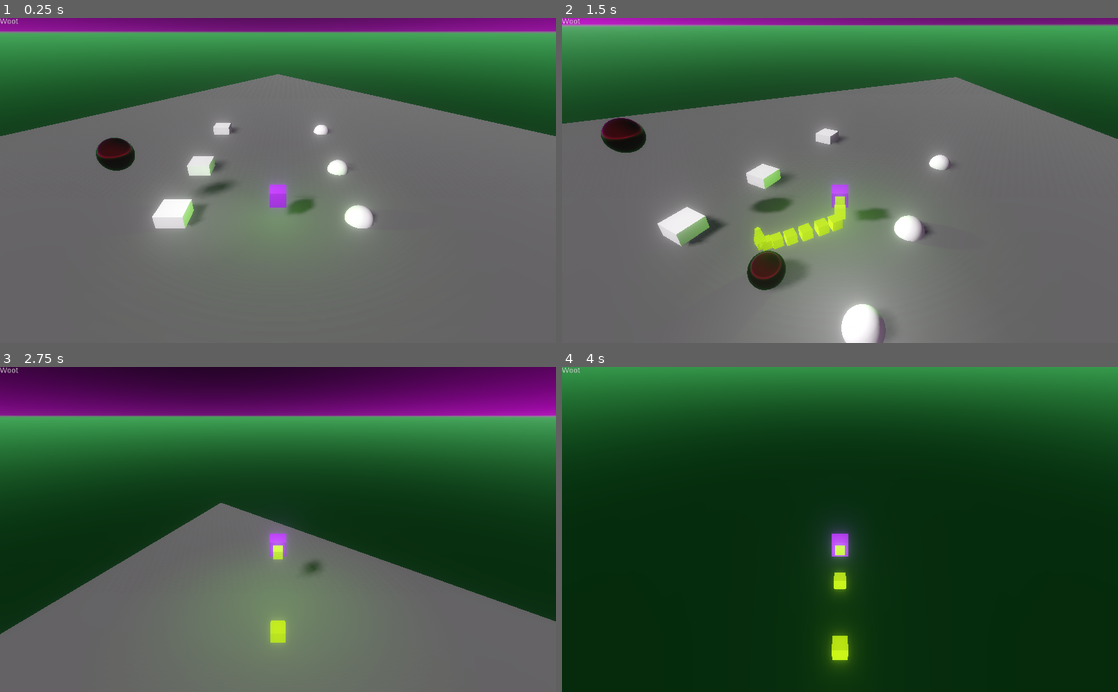
Above: before the commit, frames 1-4 (two rows, left to right).
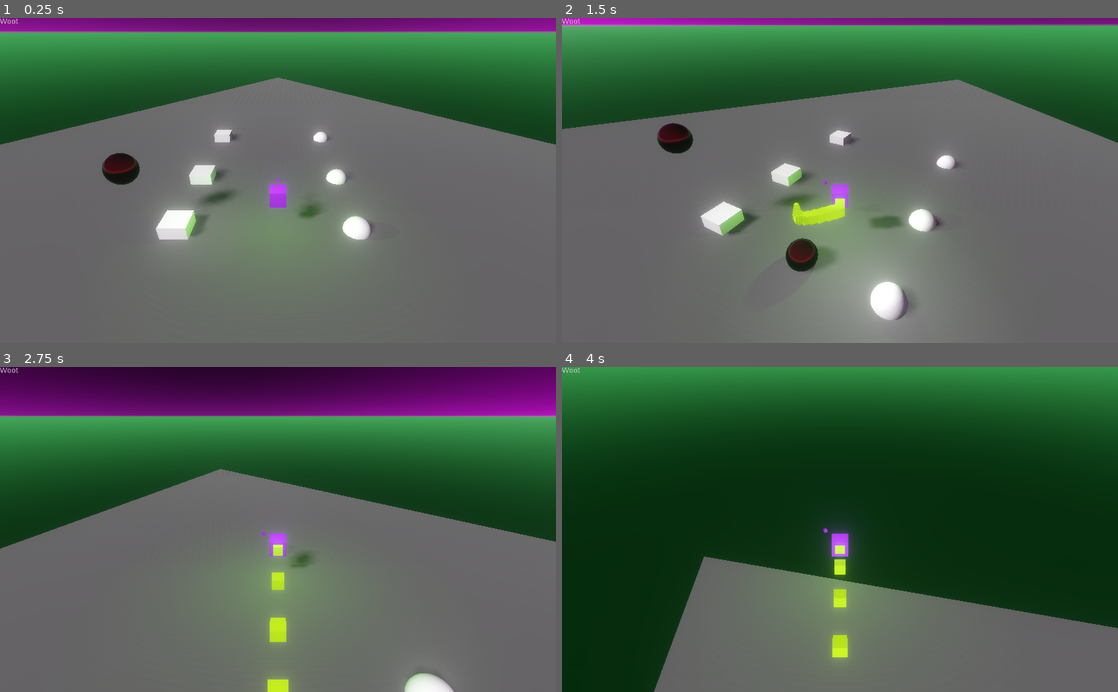
Above: after the commit, the same moments.

Repository: kirkja-leikjahonnunar/kor
Game: Godot game, scene res://Main/Main.tscn
The game is run twice, just before and just after one commit, with the same random seed, the same clock (stepped at 60 frames per second) and the same inputs.
Inputs (mouse positions are in pixels of both pictures, inside the frame that each line leads up to):
- Up to frame 1 (0.25 s): no input
- Up to frame 2 (1.5 s): tap Enter at 0.5 s; move the mouse to (867, 180) at 0.52 s; hold Space (breaks) 0.53-1.28 s; hold W (move_forward) from 0.53 s (still down); tap Middle mouse button (jump, bound only after the commit) at 0.77, 1.07 s; right-click (867, 180) at 0.8 s; move the mouse to (812, 180) at 1.27 s; right-click (812, 180) at 1.35 s
- Up to frame 3 (2.75 s): keep holding W (move_forward); tap Middle mouse button (jump, bound only after the commit) at 1.52, 1.82, 2.3 s; click (250, 529) at 1.55 s; move the mouse to (289, 523) at 2.02 s; click (289, 523) at 2.1 s
- Up to frame 4 (4 s): keep holding W (move_forward); move the mouse to (834, 536) at 2.77 s; tap Middle mouse button (jump, bound only after the commit) at 2.85, 3.02, 3.32, 3.77 s; tap Space (breaks) at 3.05 s; move the mouse to (878, 532) at 3.52 s; hold Space (breaks) from 3.53 s (still down); right-click (878, 532) at 3.8 s

The runs differ from the first frame. In frame 1, 5.3% of the frame differs, in the area x 0-100%, y 17-69%; in frame 2, 11%; in frame 3, 19%; in frame 4, 25%, in the area x 16-100%, y 49-100%.

Commit message:
Glide implemented. Still a few magic numbers.

Diff:
--- a/Code/KirkjaOnline/Actors/Signpost/Signpost.tscn
+++ b/Code/KirkjaOnline/Actors/Signpost/Signpost.tscn
@@ -1,53 +1,47 @@
-[gd_scene load_steps=8 format=2]
+[gd_scene load_steps=7 format=2]
 
 [ext_resource path="res://Actors/Signpost/assets/signpost.gd" type="Script" id=1]
-[ext_resource path="res://Fonts/ARLRDBD.TTF" type="DynamicFontData" id=2]
+[ext_resource path="res://Actors/Signpost/assets/secondary_m.tres" type="Material" id=2]
+[ext_resource path="res://Actors/Signpost/assets/primary_m.tres" type="Material" id=3]
 
 [sub_resource type="CylinderMesh" id=1]
+top_radius = 0.25
+bottom_radius = 0.03
 
-[sub_resource type="QuadMesh" id=2]
+[sub_resource type="CylinderMesh" id=2]
+top_radius = 0.1
+bottom_radius = 0.1
+height = 0.389
 
-[sub_resource type="ViewportTexture" id=3]
-viewport_path = NodePath("Message/Viewport")
-
-[sub_resource type="SpatialMaterial" id=4]
-resource_local_to_scene = true
-flags_transparent = true
-params_billboard_mode = 2
-albedo_texture = SubResource( 3 )
-
-[sub_resource type="DynamicFont" id=5]
-size = 26
-font_data = ExtResource( 2 )
+[sub_resource type="SphereMesh" id=3]
+radius = 0.25
+height = 0.25
+is_hemisphere = true
 
 [node name="Signpost" type="Spatial"]
 script = ExtResource( 1 )
 
 [node name="Post" type="MeshInstance" parent="."]
+transform = Transform( 1, 0, 0, 0, 1, 0, 0, 0, 1, 0, 1, 0 )
 mesh = SubResource( 1 )
-material/0 = null
+material/0 = ExtResource( 3 )
 
-[node name="Message" type="MeshInstance" parent="."]
-transform = Transform( 1, 0, 0, 0, 1, 0, 0, 0, 1, 0, 2.58421, 0 )
+[node name="Bulb" type="MeshInstance" parent="."]
+transform = Transform( 1, 0, 0, 0, 1, 0, 0, 0, 1, 0, 2.12803, 0 )
 mesh = SubResource( 2 )
-material/0 = SubResource( 4 )
+material/0 = ExtResource( 2 )
 
-[node name="Viewport" type="Viewport" parent="Message"]
-size = Vector2( 100, 16 )
-transparent_bg = true
-render_target_v_flip = true
-render_target_update_mode = 1
-
-[node name="Node2D" type="Node2D" parent="Message/Viewport"]
-
-[node name="Label" type="Label" parent="Message/Viewport/Node2D"]
-margin_right = 234.0
-margin_bottom = 135.0
-custom_fonts/font = SubResource( 5 )
-text = "Hello!"
-__meta__ = {
-"_edit_use_anchors_": false
-}
+[node name="Cap" type="MeshInstance" parent="."]
+transform = Transform( 1, 0, 0, 0, 1, 0, 0, 0, 1, 0, 2.26778, 0 )
+mesh = SubResource( 3 )
+material/0 = ExtResource( 3 )
 
 [node name="OmniLight" type="OmniLight" parent="."]
-transform = Transform( 1, 0, 0, 0, 1, 0, 0, 0, 1, 1.80408, 2.33723, 9.53674e-07 )
+transform = Transform( 1, 0, 0, 0, 1, 0, 0, 0, 1, 1.10095, 3.95206, 0 )
+omni_range = 6.90961
+
+[node name="Timer" type="Timer" parent="."]
+wait_time = 5.0
+autostart = true
+
+[connection signal="timeout" from="Timer" to="." method="_on_Timer_timeout"]
--- /dev/null
+++ b/Code/KirkjaOnline/Actors/Signpost/assets/primary_m.tres
@@ -0,0 +1,8 @@
+[gd_resource type="ShaderMaterial" load_steps=2 format=2]
+
+[ext_resource path="res://Shaders/mesh_shader.tres" type="Shader" id=1]
+
+[resource]
+shader = ExtResource( 1 )
+shader_param/Color = Color( 0.878431, 0.454902, 0.454902, 1 )
+shader_param/Emission = null
--- /dev/null
+++ b/Code/KirkjaOnline/Actors/Signpost/assets/secondary_m.tres
@@ -0,0 +1,8 @@
+[gd_resource type="ShaderMaterial" load_steps=2 format=2]
+
+[ext_resource path="res://Shaders/mesh_shader.tres" type="Shader" id=1]
+
+[resource]
+shader = ExtResource( 1 )
+shader_param/Color = Color( 0.403922, 0.403922, 0.403922, 1 )
+shader_param/Emission = null
--- a/Code/KirkjaOnline/Actors/Signpost/assets/signpost.gd
+++ b/Code/KirkjaOnline/Actors/Signpost/assets/signpost.gd
@@ -2,7 +2,13 @@
 extends Spatial
 class_name Signpost
 
-export var message: String = "Your Message."
+#export var message: String = "Your Message."
 
-func _ready() -> void:
-	pass
+func Initialize(primary: Color, secondary: Color) -> void:
+	var material: Material = $Post.get_surface_material(0)
+	material.set_shader_param("Color", primary)
+	material = $Bulb.get_surface_material(0)
+	material.set_shader_param("Color", secondary)
+
+func _on_Timer_timeout() -> void:
+	queue_free()
--- a/Code/KirkjaOnline/Actors/Voidling/Assets/Voidling.gd
+++ b/Code/KirkjaOnline/Actors/Voidling/Assets/Voidling.gd
@@ -4,28 +4,38 @@
 
 onready var signpost_ps: PackedScene = preload("res://Actors/Signpost/Signpost.tscn")
 
-enum TravelMode { PUCK, WALK, FLY }
+enum TravelMode { GLIDE, WALK }
 
 # Properties.
+export var MouseSensitivityX: float = 0.01
+export var MouseSensitivityY: float = 0.01
+
 export var PrimaryColor: Color = Color.purple
 export var SecondaryColor: Color = Color.chartreuse
 export var EmissionColor: Color = Color.black
-export var MouseSensitivityX: float = 0.01
-export var MouseSensitivityY: float = 0.01
-export var CameraLag: float = 0.0
 
 # Motion.
 # export var movement_speed: float = 10.0
-export var travel_mode = TravelMode.PUCK
+export var travel_mode = TravelMode.GLIDE
 
 
 # Class member variables.
-var main: Node = null
+var main: Node = null # warning-ignore:shadowed_variable
 var pronouns: String = "all / any" # warning-ignore:shadowed_variable
-var gravity_vector: Vector3 = Vector3.DOWN # warning-ignore:shadowed_variable
+var gravity_vector: Vector3 = Vector3.DOWN
 
-onready var AREA: Area = $Area
-onready var RAYCAST: RayCast = $Area/RayCast
+const FOLLOW_SPEED: float = 4.0
+
+onready var FLOORCAST: RayCast = $FloorCast
+onready var APPARITION: Area = $Apparition
+onready var LASERCAST: RayCast = $Apparition/LaserCast
+
+
+var velocity: Vector3 = Vector3.ZERO
+export var thrust_power: float = 0.3 # m/s
+export var max_speed: float = 1.0   # m/s not m/s tho :(
+export var min_speed: float = 0.01   # m/s
+export var break_power: float = 0.95 # Good enough friction.
 
 ######################
 # Voidling Functions #
@@ -39,96 +49,108 @@
 	self.pronouns = pronouns
 	self.main.Hey("Hey Main thank's for spawning me.\nYours truley,\n- %s" % [self.pronouns])
 
-	var material = $Area/MeshInstance.get_surface_material(0)
+	var material: Material = $Apparition/MeshInstance.get_surface_material(0)
 	material.set_shader_param("Color", PrimaryColor)
 	material.set_shader_param("Emission", EmissionColor)
 
-	$Area/Column.process_material.set_color(SecondaryColor)
-	$Area/CentralLight.set_color(SecondaryColor)
+	$Apparition/Column.process_material.set_color(SecondaryColor)
+	$Apparition/CentralLight.set_color(SecondaryColor)
 
 ###################
 # Godot Functions #
 ###################
+	# Messin' with StackOverflow.
 
-export var velocity: Vector3 = Vector3.ZERO
-export var thrust_power: float = 0.5 # m/s
-export var max_speed: float = 100.0  # m/s
-export var break_power: float = 0.95
+	#var forward: Vector3 = Vector3(-sin(rotation.y), 0, -cos(rotation.y))
+	#var left: Vector3 = Vector3(sin(rotation.y - PI / 2), 0, cos(rotation.y - PI / 2))
+
+
+	#Vector3 forward = new Vector3(-(float)Math.Sin(Rotation.y), 0, -(float)Math.Cos(Rotation.y));
+	#Vector3 left = new Vector3((float)Math.Sin(Rotation.y - Math.PI/2), 0, (float)Math.Cos(Rotation.y - Math.PI/2));
+
+
 
 #----------
 # Update().
 #----------
 func _process(delta_time: float) -> void:
-
 	var thrust_direction: Vector3 = Vector3.ZERO
 
-	# Air puck mode: world coords.
-	if travel_mode == TravelMode.PUCK:
-		if Input.is_action_pressed("move_forward"):
-			thrust_direction += get_global_transform().basis.z
-		if Input.is_action_pressed("move_back"):
-			thrust_direction -= get_global_transform().basis.z
-		if Input.is_action_pressed("move_left"):
-			thrust_direction -= get_global_transform().basis.x
-		if Input.is_action_pressed("move_right"):
-			thrust_direction += get_global_transform().basis.x
+	if travel_mode == TravelMode.GLIDE:
+		if thrust_direction.x < max_speed or thrust_direction.y < max_speed or thrust_direction.z < max_speed:
 
 
-	else:
-		# Both WALK and FLY: local coords.
-		if Input.is_action_pressed("move_forward"):
-			thrust_direction += Vector3.FORWARD	# Local coords.
-		if Input.is_action_pressed("move_back"):
-			thrust_direction += Vector3.BACK
-		if Input.is_action_pressed("move_left"):
-			thrust_direction += Vector3.LEFT
-		if Input.is_action_pressed("move_right"):
-			thrust_direction += Vector3.RIGHT
+			# Align the Voidling forward vector to the Apparition's.
 
-	# Brakes for everyone.
-	if Input.is_action_pressed("breaks"):
-		velocity *= break_power
+			if Input.is_action_pressed("move_forward"):
+				thrust_direction -= Vector3(sin(APPARITION.rotation.y), 0, cos(APPARITION.rotation.y))
+			if Input.is_action_pressed("move_back"):
+				thrust_direction += Vector3(sin(APPARITION.rotation.y), 0, cos(APPARITION.rotation.y))
+			if Input.is_action_pressed("move_left"):
+				thrust_direction -= APPARITION.transform.basis.x
+			if Input.is_action_pressed("move_right"):
+				thrust_direction += APPARITION.transform.basis.x
+			if Input.is_action_pressed("move_up"):
+				thrust_direction -= Vector3.UP
+			if Input.is_action_pressed("move_down"):
+				thrust_direction -= Vector3.DOWN
 
-	# Walking.
-	if travel_mode == TravelMode.WALK:
-		if Input.is_action_just_pressed("jump"):
-			print("Jump start")
-		if Input.is_action_just_released("jump"):
-			print("Jump end")
 
-	# Flying.
-	elif travel_mode == TravelMode.FLY:
-		if Input.is_action_pressed("move_up"):
-			thrust_direction -= Vector3.UP
-		if Input.is_action_pressed("move_down"):
-			thrust_direction -= Vector3.DOWN
+			# Clamp the direction's length to 1 or less.
+			if thrust_direction.length() > 1:
+				thrust_direction = thrust_direction.normalized()
 
 
 
 
-	# Update and use velocity.
-	velocity += thrust_direction * thrust_power * delta_time
-	translate(velocity)
+		# Brakes for all.
+		if Input.is_action_pressed("breaks"):
+			velocity *= break_power
+
+		# Walking.
+		if travel_mode == TravelMode.WALK:
+			if Input.is_action_just_pressed("jump"):
+				print("Jump start")
+			if Input.is_action_just_released("jump"):
+				print("Jump end")
 
 
 
-	# Racast.
+
+		# Update and use velocity.
+		velocity += thrust_direction * thrust_power * delta_time
+
+		if velocity.length() > max_speed:
+			velocity = velocity.normalized() * max_speed * delta_time
+
+		translate(velocity)
+		Raycast()
+
+
+
+# Racast logic.
+func Raycast() -> void:
 	if Input.is_action_just_pressed("enable_laser"):
-		RAYCAST.set_enabled(true)
+		LASERCAST.set_enabled(true)
+		FLOORCAST.set_enabled(true)
 	elif Input.is_action_just_released("enable_laser"):
-		RAYCAST.set_enabled(false)
+		LASERCAST.set_enabled(false)
+		FLOORCAST.set_enabled(false)
 
-	if RAYCAST.is_enabled() and RAYCAST.is_colliding():
-		var other_object: Object = RAYCAST.get_collider()
+	if LASERCAST.is_enabled() and LASERCAST.is_colliding():
+		var other_object: Object = LASERCAST.get_collider()
 		if other_object.owner is Bubble:
 			other_object.queue_free()
-		else:
-			if Input.is_action_just_pressed("post_sign"):
-				var collision_point: Vector3 = RAYCAST.get_collision_point()
-				var signpost: Signpost = signpost_ps.instance()
-				signpost.translation = collision_point
-				self.main.add_child(signpost)
-				print("Post sign.")
+
+	if FLOORCAST.is_enabled() and FLOORCAST.is_colliding():
+		if Input.is_action_just_pressed("post_sign"):
+			var collision_point: Vector3 = FLOORCAST.get_collision_point()
+
+			var signpost: Signpost = signpost_ps.instance()
+			signpost.Initialize(PrimaryColor, SecondaryColor)
+			signpost.translation = collision_point
+			self.main.VOID.add_child(signpost)
+			print("Post sign.")
 
 
 
@@ -137,18 +159,23 @@
 func _input(event: InputEvent) -> void:
 	if event is InputEventMouseMotion:
 
+		if travel_mode == TravelMode.GLIDE:
+			if Input.is_action_pressed("move_forward") or Input.is_action_pressed("move_back") or \
+			Input.is_action_pressed("move_left") or Input.is_action_pressed("move_right") or \
+			Input.is_action_pressed("enable_steering"):
+				self.rotate_y(event.get_relative().x * -MouseSensitivityX) # Yaw.
+				APPARITION.rotate_object_local(Vector3.RIGHT, event.get_relative().y * -MouseSensitivityY) # Pitch.
+			else:
+				APPARITION.rotate_y(event.get_relative().x * -MouseSensitivityX) # Yaw for Voidling node.
+				APPARITION.rotate_object_local(Vector3.RIGHT, event.get_relative().y * -MouseSensitivityY) # Pitch.
 
-		if travel_mode == TravelMode.PUCK:
-			self.rotate_y(event.get_relative().x * -MouseSensitivityX) # Yaw.
-			self.rotate_object_local(Vector3.RIGHT, event.get_relative().y * -MouseSensitivityY) # Pitch.
-
-		if travel_mode == TravelMode.WALK:
-			self.rotate_y(event.get_relative().x * -MouseSensitivityX) # Yaw.
-			AREA.rotate_object_local(Vector3.RIGHT, event.get_relative().y * -MouseSensitivityY) # Pitch.
-
-		if travel_mode == TravelMode.FLY:
-			self.rotate_y(event.get_relative().x * -MouseSensitivityX) # Yaw.
-			self.rotate_object_local(Vector3.RIGHT, event.get_relative().y * -MouseSensitivityY) # Pitch.
+#		if travel_mode == TravelMode.WALK:
+#			self.rotate_y(event.get_relative().x * -MouseSensitivityX) # Yaw.
+#			APPARITION.rotate_object_local(Vector3.RIGHT, event.get_relative().y * -MouseSensitivityY) # Pitch.
+#
+#		if travel_mode == TravelMode.FLY:
+#			self.rotate_y(event.get_relative().x * -MouseSensitivityX) # Yaw.
+#			self.rotate_object_local(Vector3.RIGHT, event.get_relative().y * -MouseSensitivityY) # Pitch.
 
 
 
@@ -167,10 +194,3 @@
 #		else:
 #			print("Off")
 #			reset_to_zero = false
-
-
-
-
-
-func _on_Area_area_shape_entered(area_id: int, area: Area, area_shape: int, local_shape: int) -> void:
-	print("I hit something.")
--- a/Code/KirkjaOnline/Actors/Voidling/Voidling.tscn
+++ b/Code/KirkjaOnline/Actors/Voidling/Voidling.tscn
@@ -19,25 +19,37 @@
 
 [node name="Voidling" type="Spatial"]
 script = ExtResource( 3 )
-travel_mode = 2
 
-[node name="Area" type="Area" parent="."]
+[node name="FloorCast" type="RayCast" parent="."]
+transform = Transform( 1, 0, 0, 0, 1, 0, 0, 0, 1, 0, 1, 0 )
+cast_to = Vector3( 0, -10, 0 )
+
+[node name="Forward" type="MeshInstance" parent="."]
+transform = Transform( 0.22, 0, 0, 0, 0.22, 0, 0, 0, 0.22, 0, 1, -2 )
+mesh = SubResource( 1 )
+material/0 = ExtResource( 4 )
+
+[node name="Apparition" type="Area" parent="."]
+transform = Transform( 1, 0, 0, 0, 1, 0, 0, 0, 1, 0, 1, 0 )
 gravity_point = true
 gravity_vec = Vector3( 0, 0, 0 )
 
-[node name="MeshInstance" type="MeshInstance" parent="Area"]
+[node name="LaserCast" type="RayCast" parent="Apparition"]
+cast_to = Vector3( 0, 0, -10 )
+
+[node name="MeshInstance" type="MeshInstance" parent="Apparition"]
 transform = Transform( 1.1, 0, 0, 0, 1.1, 0, 0, 0, 1.1, 0, 0, 0 )
 mesh = SubResource( 1 )
 material/0 = ExtResource( 4 )
 
-[node name="Orbitors" type="Particles" parent="Area"]
+[node name="Orbitors" type="Particles" parent="Apparition"]
 visible = false
 amount = 20
 local_coords = false
 process_material = ExtResource( 2 )
 draw_pass_1 = SubResource( 3 )
 
-[node name="Column" type="Particles" parent="Area"]
+[node name="Column" type="Particles" parent="Apparition"]
 cast_shadow = 0
 amount = 20
 speed_scale = 0.44
@@ -45,27 +57,23 @@
 process_material = ExtResource( 1 )
 draw_pass_1 = SubResource( 3 )
 
-[node name="CameraPivot" type="Spatial" parent="Area"]
+[node name="CameraPivot" type="Spatial" parent="Apparition"]
 transform = Transform( 1, 0, 0, 0, 0.860706, 0.509102, 0, -0.509102, 0.860706, 0, 2.78633, 2.68489 )
 
-[node name="Camera" type="Camera" parent="Area/CameraPivot"]
+[node name="Camera" type="Camera" parent="Apparition/CameraPivot"]
 transform = Transform( 1, 0, 0, 0, 1, 2.98023e-08, 0, -2.98023e-08, 1, 0, 2.38419e-07, 13.0315 )
 fov = 66.0
 far = 500.0
 
-[node name="CollisionShape" type="CollisionShape" parent="Area"]
+[node name="CollisionShape" type="CollisionShape" parent="Apparition"]
 shape = SubResource( 4 )
 
-[node name="CentralLight" type="OmniLight" parent="Area"]
+[node name="CentralLight" type="OmniLight" parent="Apparition"]
 light_color = Color( 0.588235, 0.960784, 0.494118, 1 )
 shadow_enabled = true
 omni_range = 13.4
 
-[node name="RayCast" type="RayCast" parent="Area"]
-transform = Transform( 1, 0, 0, 0, 1, 0, 0, 0, 1, 0, 0.930521, 0 )
-cast_to = Vector3( 0, 0, -10 )
-
-[node name="SpotLight" type="SpotLight" parent="Area"]
+[node name="SpotLight" type="SpotLight" parent="Apparition"]
 transform = Transform( 1, 0, 0, 0, 0.598856, 0.800857, 0, -0.800857, 0.598856, -0.48994, 2.99432, 1.7181 )
 
 [node name="Control" type="Control" parent="."]
@@ -82,5 +90,3 @@
 __meta__ = {
 "_edit_use_anchors_": false
 }
-
-[connection signal="area_shape_entered" from="Area" to="." method="_on_Area_area_shape_entered"]
--- a/Code/KirkjaOnline/Main/Main.tscn
+++ b/Code/KirkjaOnline/Main/Main.tscn
@@ -1,8 +1,9 @@
-[gd_scene load_steps=9 format=2]
+[gd_scene load_steps=10 format=2]
 
 [ext_resource path="res://Main/assets/main.gd" type="Script" id=1]
 [ext_resource path="res://Main/assets/environment.tres" type="Environment" id=2]
 [ext_resource path="res://Actors/Bubble/Bubble.tscn" type="PackedScene" id=3]
+[ext_resource path="res://Music/voidling.ogg" type="AudioStream" id=4]
 
 [sub_resource type="PrismMesh" id=1]
 
@@ -93,4 +94,8 @@
 "_edit_use_anchors_": false
 }
 
+[node name="AudioStreamPlayer" type="AudioStreamPlayer" parent="."]
+stream = ExtResource( 4 )
+volume_db = -10.0
+
 [connection signal="timeout" from="Node3D/Timer" to="." method="_on_Timer_timeout"]
--- a/Code/KirkjaOnline/Main/assets/main.gd
+++ b/Code/KirkjaOnline/Main/assets/main.gd
@@ -22,6 +22,9 @@
 	new_parent.add_child(node)
 
 	print("Reparented to: %s, %s" % [node.get_path(), node.name])
+
+#func AddMe(node: Node):
+#	VOID.add_child(node)
 
 ###################
 # Godot Functions #
--- a/Code/KirkjaOnline/project.godot
+++ b/Code/KirkjaOnline/project.godot
@@ -91,7 +91,7 @@
 }
 jump={
 "deadzone": 0.5,
-"events": [ Object(InputEventKey,"resource_local_to_scene":false,"resource_name":"","device":0,"alt":false,"shift":false,"control":false,"meta":false,"command":false,"pressed":false,"scancode":32,"unicode":0,"echo":false,"script":null)
+"events": [ Object(InputEventMouseButton,"resource_local_to_scene":false,"resource_name":"","device":0,"alt":false,"shift":false,"control":false,"meta":false,"command":false,"button_mask":0,"position":Vector2( 0, 0 ),"global_position":Vector2( 0, 0 ),"factor":1.0,"button_index":3,"pressed":false,"doubleclick":false,"script":null)
  ]
 }
 toggle_travel_mode={
@@ -113,6 +113,16 @@
 "events": [ Object(InputEventMouseButton,"resource_local_to_scene":false,"resource_name":"","device":0,"alt":false,"shi …(212 unchanged characters)…
  ]
 }
+enable_steering={
+"deadzone": 0.5,
+"events": [ Object(InputEventMouseButton,"resource_local_to_scene":false,"resource_name":"","device":0,"alt":false,"shift":false,"control":false,"meta":false,"command":false,"button_mask":0,"position":Vector2( 0, 0 ),"global_position":Vector2( 0, 0 ),"factor":1.0,"button_index":2,"pressed":false,"doubleclick":false,"script":null)
+ ]
+}
+scale_laser={
+"deadzone": 0.5,
+"events": [ Object(InputEventMouseButton,"resource_local_to_scene":false,"resource_name":"","device":0,"alt":false,"shift":false,"control":false,"meta":false,"command":false,"button_mask":0,"position":Vector2( 0, 0 ),"global_position":Vector2( 0, 0 ),"factor":1.0,"button_index":4,"pressed":false,"doubleclick":false,"script":null)
+ ]
+}
 
 [physics]
 
Not shown, added: Code/KirkjaOnline/Music/voidling.ogg.import
Not shown, added: Assets/Audio/Voidling.flp
Not shown, added: Code/KirkjaOnline/Music/voidling.ogg
